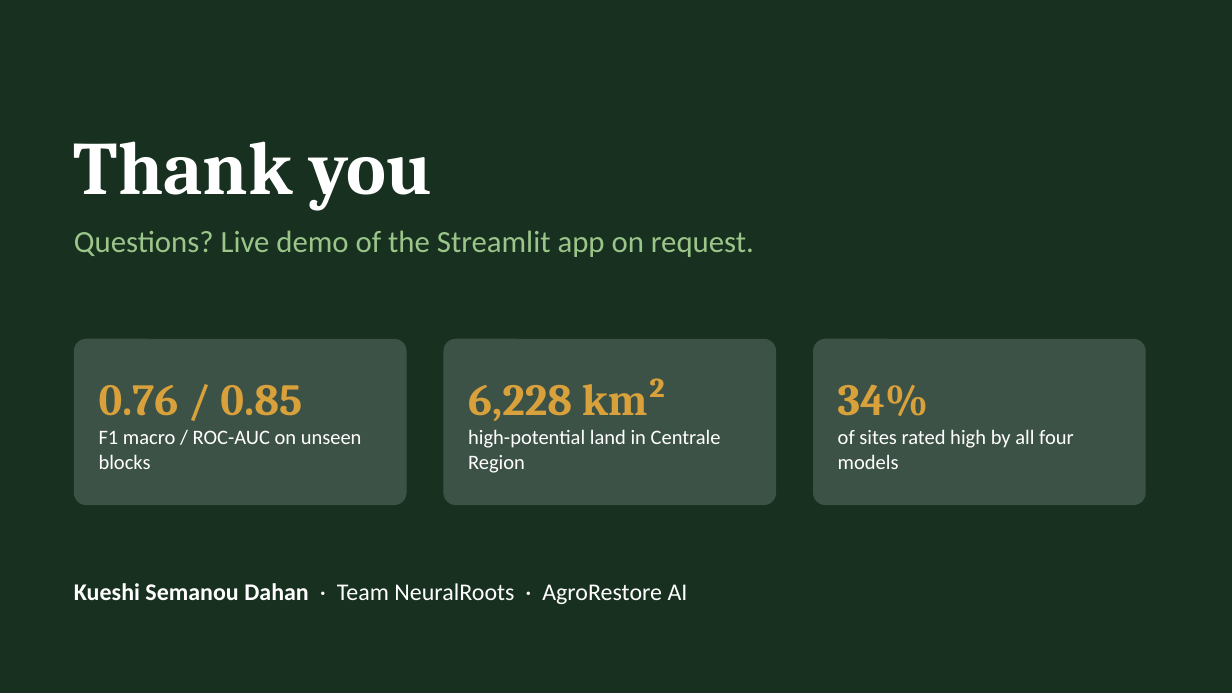
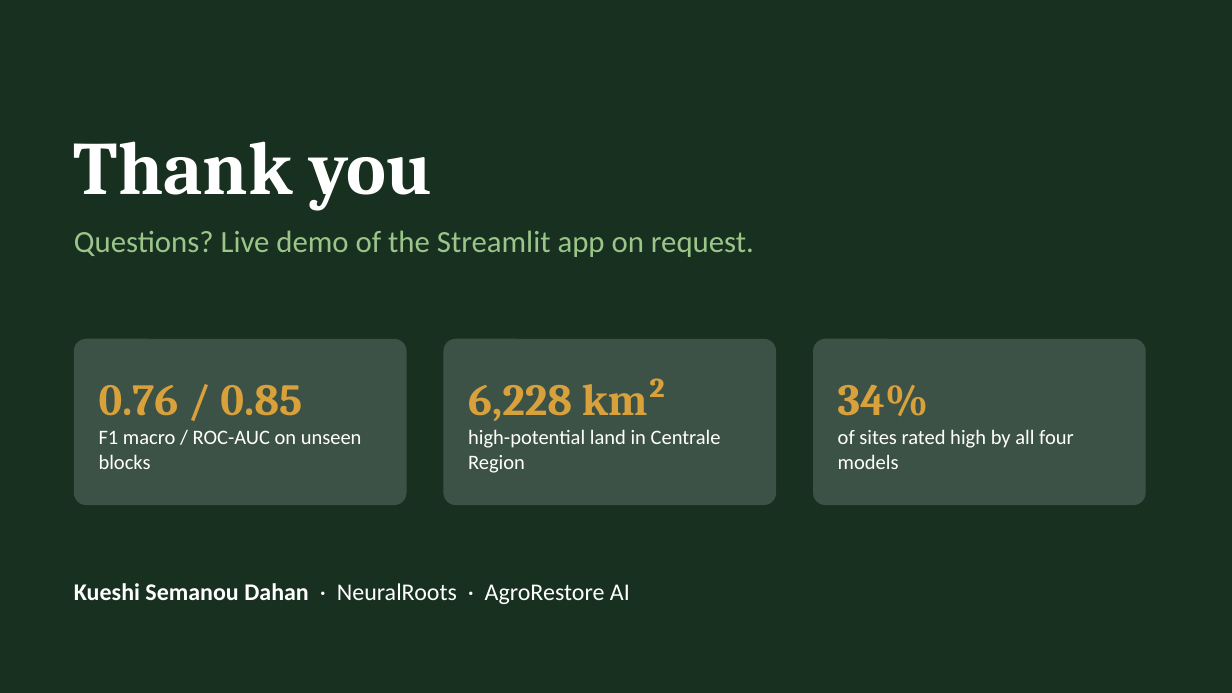
Before and after one commit to TypsonRS/ds-capstoneKSD, a slide deck: slide 19 of PROJECT_DATA_SCIENCE/presentation/AgroRestoreAI_DemoDay.pptx. Drawn at 1232x693 pixels with LibreOffice and Linux fonts; fonts in the diff are those of the drawing. Boxes give left, top, right and bottom in pixels: in the first picture for what was removed or moved away, otherwise in the second. Text is boxed around its words. In the diff, an @@ line names an element or a change of style, - is before the commit and + after.

```diff
--- a/PROJECT_DATA_SCIENCE/presentation/AgroRestoreAI_DemoDay.pptx
+++ b/PROJECT_DATA_SCIENCE/presentation/AgroRestoreAI_DemoDay.pptx
@@ text at (74, 583, 630, 604): text changed @@
-Kueshi Semanou Dahan · Team NeuralRoots · AgroRestore AI
+Kueshi Semanou Dahan · NeuralRoots · AgroRestore AI
```
Also in this commit, not shown: 1 other slide changed, 2 other files.
